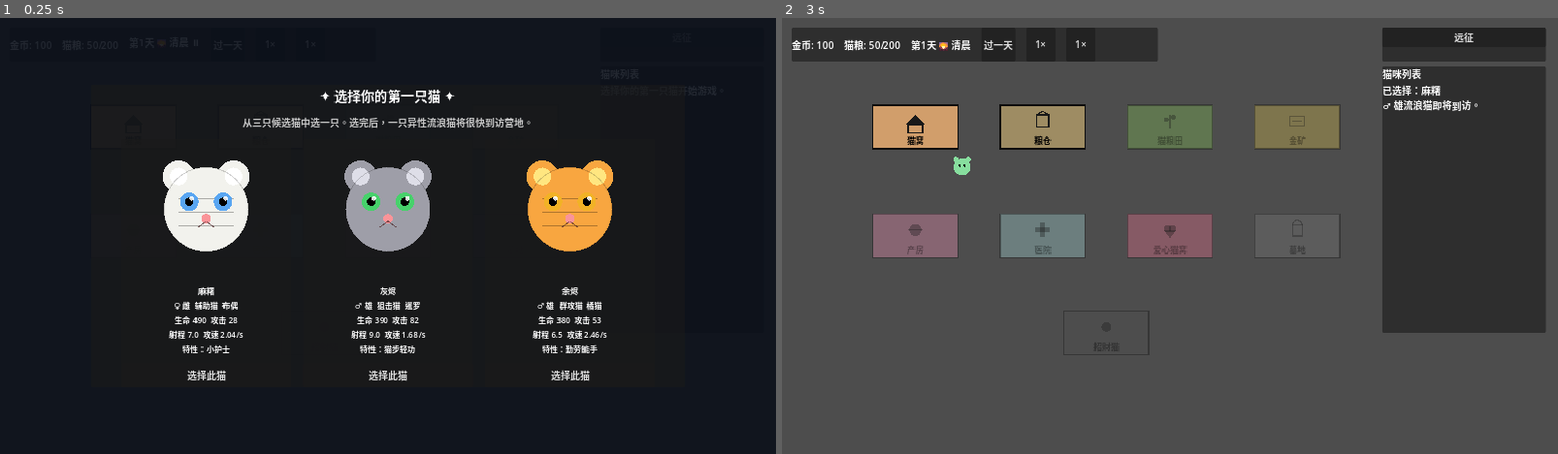
Above: before the commit, frames 1-2 (left to right).
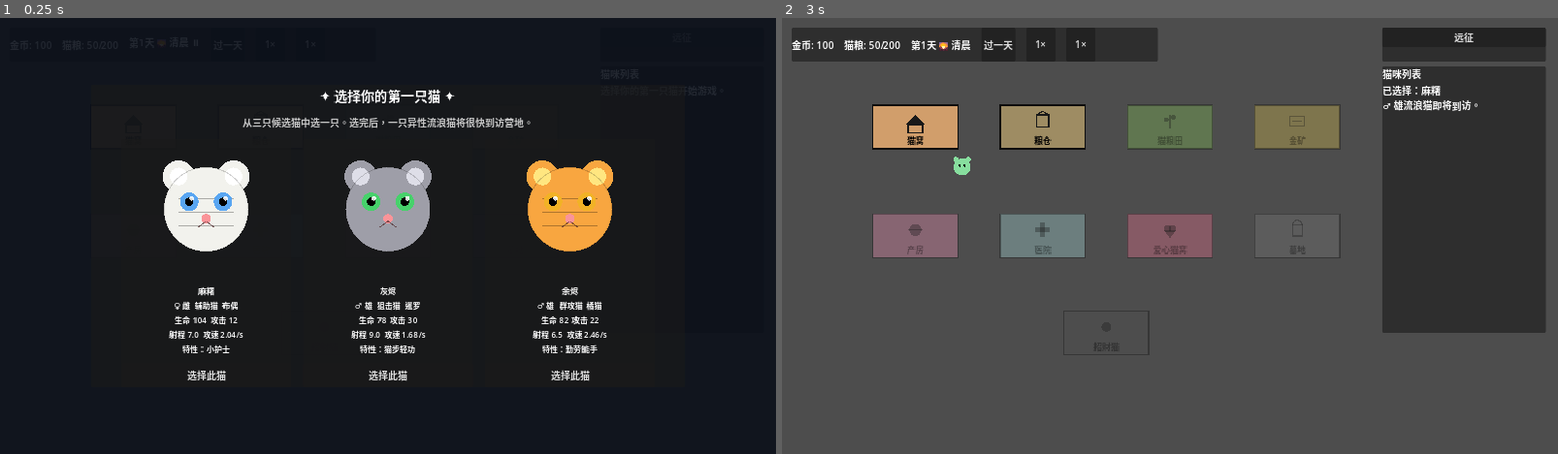
Above: after the commit, the same moments.

Repository: chriszcc1021/superMaomao
Game: Godot game, scene res://scenes/camp/CampScene.tscn
Same seed, same stepped clock (60 frames per second), same inputs: the game is played once before the commit and once after it.
Inputs:
- Up to frame 1 (0.25 s): no input
- Up to frame 2 (3 s): click "过一天" at 0.5 s; click "1×" at 1.25 s; click "1×" at 2 s; click "选择此猫" at 2.75 s

The runs differ from the first frame. In frame 1, 0.2% of the frame differs, in the area x 24-78%, y 68-71%; in frame 2, nothing differs.

Commit message:
feat: Model B 继承血量 + 全量数值校准
血量系统:
- PlayerCat: 改用 cat_data.base_hp（基因+职业计算值），废弃 BATTLE_PLAYER_HP_BY_BREED
- CatData: 新增 current_hp 字段（-1=满血开始），跨战斗继承
- BattleScene: 战斗结束时写回 current_hp；开始时读取继承值
- GameState.start_expedition: 远征开始重置 current_hp=-1（满血出发）
- TimeManager: 存读档加入 current_hp

数值校准（起始小，成长有意义）:
- HEAD_HP: 200/130/300 → 50/35/70
- FUR_MAIN_ATTACK: 9-16 → 4-7
- PROFESSION_BASE attack: 70/40/25/20 → 25/16/12/8
- PROFESSION_BASE hp: 100-150 → 10-25
- 起始猫HP范围: 38-119（暹罗狙击=~45，英短群攻=~110）

敌人校准:
- small_monkey: HP 30→50, dmg 8→6
- stone_monkey: HP 25→40, dmg 12→9
- tank_gorilla: HP 120→200, dmg 15→12
- monkey_swarm: HP 15→25, dmg 5→4
- elite_monkey: HP 300→600, dmg 20→18
- boss_gorilla_king: HP 2000→5000, dmg 30→25

Diff:
--- a/autoload/GameState.gd
+++ b/autoload/GameState.gd
@@ -321,6 +321,8 @@
 	expedition_active_genes.clear()
 	expedition_shop_cards.clear()
 	cat.status = GameConstants.LIFECYCLE_STATUS_EXPEDITION
+	# Model B：远征开始时重置继承血量（满血出发）
+	cat.current_hp = -1.0
 	return true
 
 func record_expedition_battle_result(result: Dictionary) -> void:
--- a/autoload/TimeManager.gd
+++ b/autoload/TimeManager.gd
@@ -278,6 +278,7 @@
 		"assigned_building": cat.assigned_building,
 		"level": cat.level,
 		"xp": cat.xp,
+		"current_hp": cat.current_hp,
 		"gene_head": cat.gene_head,
 		"gene_ear": cat.gene_ear,
 		"gene_eye_color": cat.gene_eye_color,
@@ -344,6 +345,7 @@
 	cat.assigned_building = str(data.get("assigned_building", ""))
 	cat.level = int(data.get("level", 1))
 	cat.xp = int(data.get("xp", 0))
+	cat.current_hp = float(data.get("current_hp", -1.0))
 	cat.gene_head = str(data.get("gene_head", "round"))
 	cat.gene_ear = str(data.get("gene_ear", "upright"))
 	cat.gene_eye_color = str(data.get("gene_eye_color", "blue"))
--- a/data/constants.gd
+++ b/data/constants.gd
@@ -123,36 +123,36 @@
 
 const PROFESSION_BASE := {
 	"sniper": {
-		"attack": 70.0,
-		"defense": 18.0,
+		"attack": 25.0,   # 校准：70→25，降低起始单体攻击
+		"defense": 5.0,
 		"speed": 115.0,
 		"attack_speed": 0.8,
 		"range": 6.0,
-		"hp": 120.0
+		"hp": 15.0        # 校准：120→15
 	},
 	"aoe": {
-		"attack": 40.0,
-		"defense": 22.0,
+		"attack": 16.0,   # 校准：40→16
+		"defense": 8.0,
 		"speed": 105.0,
 		"attack_speed": 1.2,
 		"range": 4.0,
-		"hp": 150.0
+		"hp": 25.0        # 校准：150→25
 	},
 	"control": {
-		"attack": 25.0,
-		"defense": 16.0,
+		"attack": 10.0,   # 校准：25→10
+		"defense": 5.0,
 		"speed": 110.0,
 		"attack_speed": 1.0,
 		"range": 5.0,
-		"hp": 100.0
+		"hp": 10.0        # 校准：100→10
 	},
 	"support": {
-		"attack": 20.0,
-		"defense": 20.0,
+		"attack": 8.0,    # 校准：20→8
+		"defense": 8.0,
 		"speed": 108.0,
 		"attack_speed": 1.0,
 		"range": 4.0,
-		"hp": 130.0
+		"hp": 20.0        # 校准：130→20
 	}
 }
 
@@ -235,11 +235,11 @@
 	"tail": ["long", "short", "curl", "bobtail"]
 }
 
-const HEAD_HP := {"round": 200.0, "sharp": 130.0, "wide": 300.0}
+const HEAD_HP := {"round": 50.0, "sharp": 35.0, "wide": 70.0}  # 校准：起始小，成长有意义
 const EAR_RANGE := {"upright": 3.0, "fold": 2.0, "big": 4.0, "hairless": 2.5}
 const EYE_COLOR_CRIT := {"blue": 0.05, "green": 0.10, "amber": 0.18}
 const EYE_SHAPE_CRIT_MULT := {"round": 1.5, "narrow": 2.2}
-const FUR_MAIN_ATTACK := {"orange": 12.0, "black": 16.0, "white": 9.0, "gray": 11.0}
+const FUR_MAIN_ATTACK := {"orange": 5.0, "black": 7.0, "white": 4.0, "gray": 5.0}  # 校准：降低起始攻击
 const FUR_ACCENT_GOLD_MULT := {"white": 1.1, "tan": 1.2, "none": 1.0}
 const TAIL_ATTACK_SPEED := {"long": 0.8, "short": 1.4, "curl": 1.1, "bobtail": 1.0}
 
--- a/data/enemies/base_enemies.json
+++ b/data/enemies/base_enemies.json
@@ -1,32 +1,32 @@
 {
   "small_monkey": {
     "display_name": "小猴兵",
-    "hp": 30.0,
-    "damage": 8.0,
+    "hp": 50.0,
+    "damage": 6.0,
     "move_speed": 95.0,
     "fish_drop": 1,
     "show_hp_bar": false
   },
   "stone_monkey": {
     "display_name": "投石猴",
-    "hp": 25.0,
-    "damage": 12.0,
+    "hp": 40.0,
+    "damage": 9.0,
     "move_speed": 85.0,
     "fish_drop": 2,
     "show_hp_bar": false
   },
   "tank_gorilla": {
     "display_name": "坦克猩猩",
-    "hp": 120.0,
-    "damage": 15.0,
+    "hp": 200.0,
+    "damage": 12.0,
     "move_speed": 50.0,
     "fish_drop": 5,
-    "show_hp_bar": false
+    "show_hp_bar": true
   },
   "monkey_swarm": {
     "display_name": "猴群",
-    "hp": 15.0,
-    "damage": 5.0,
+    "hp": 25.0,
+    "damage": 4.0,
     "move_speed": 110.0,
     "fish_drop": 1,
     "show_hp_bar": false
--- a/data/enemies/bosses.json
+++ b/data/enemies/bosses.json
@@ -1,8 +1,8 @@
 {
   "boss_gorilla_king": {
     "display_name": "猩猩大王",
-    "hp": 2000.0,
-    "damage": 30.0,
+    "hp": 5000.0,
+    "damage": 25.0,
     "move_speed": 60.0,
     "fish_drop": 50,
     "show_hp_bar": true
--- a/data/enemies/elite_enemies.json
+++ b/data/enemies/elite_enemies.json
@@ -1,8 +1,8 @@
 {
   "elite_monkey": {
     "display_name": "精英猴",
-    "hp": 300.0,
-    "damage": 20.0,
+    "hp": 600.0,
+    "damage": 18.0,
     "move_speed": 70.0,
     "fish_drop": 20,
     "show_hp_bar": true
--- a/resources/CatData.gd
+++ b/resources/CatData.gd
@@ -19,6 +19,9 @@
 # 永久等级系统（全游戏唯一经验池）
 @export var level: int = 1
 @export var xp: int = 0  # 当前等级内已积累 XP（满则升级归零）
+
+# 继承血量（Model B）：-1 = 战斗开始时取满血；远征中跨战斗继承
+@export var current_hp: float = -1.0
 
 @export var gene_head: String = "round"
 @export var gene_ear: String = "upright"
--- a/scenes/battle/BattleScene.gd
+++ b/scenes/battle/BattleScene.gd
@@ -655,9 +655,12 @@
 	_player_cat.set_battle_paused(true)
 	_spawn_manager.set_battle_paused(true)
 
-	# 将本场战斗的等级写回猫的持久数据；小鱼干不写回（局内消耗品）
+	# 将本场战斗的等级和继承血量写回猫的持久数据；小鱼干不写回（局内消耗品）
 	if _selected_cat_source != null:
 		_selected_cat_source.level = _level
+		# Model B：写回当前血量，供下一场战斗继承
+		if _player_cat != null and is_instance_valid(_player_cat):
+			_selected_cat_source.current_hp = _player_cat.current_hp
 		# _selected_cat_source.xp = _fish  ← 移除：小鱼干战斗后消失（设计文档§3.1）
 
 	var event_bus := _get_event_bus()
--- a/scenes/battle/entities/PlayerCat.gd
+++ b/scenes/battle/entities/PlayerCat.gd
@@ -82,14 +82,19 @@
 	collision_layer = 1
 	collision_mask = 0
 	cat_data.calculate_stats()
-	base_max_hp = _initial_hp_for_breed(cat_data.breed)
+	# Model B：使用 CatData.base_hp（基因+职业计算值），不再用 BATTLE_PLAYER_HP_BY_BREED
+	base_max_hp = cat_data.base_hp if cat_data.base_hp > 0.0 else 50.0
 	base_attack = cat_data.base_attack
 	base_move_speed = cat_data.base_move_speed
 	base_range = cat_data.base_range
 	base_crit_rate = cat_data.base_crit_rate
 	base_crit_multiplier = cat_data.base_crit_multiplier
 	_recalculate_runtime_stats()
-	current_hp = max_hp
+	# 继承血量：cat_data.current_hp >= 0 时从上场战斗继承，否则满血开始
+	if cat_data.current_hp >= 0.0:
+		current_hp = clampf(cat_data.current_hp, 1.0, max_hp)
+	else:
+		current_hp = max_hp
 	hp_changed.emit(current_hp, max_hp)
 	queue_redraw()
 
